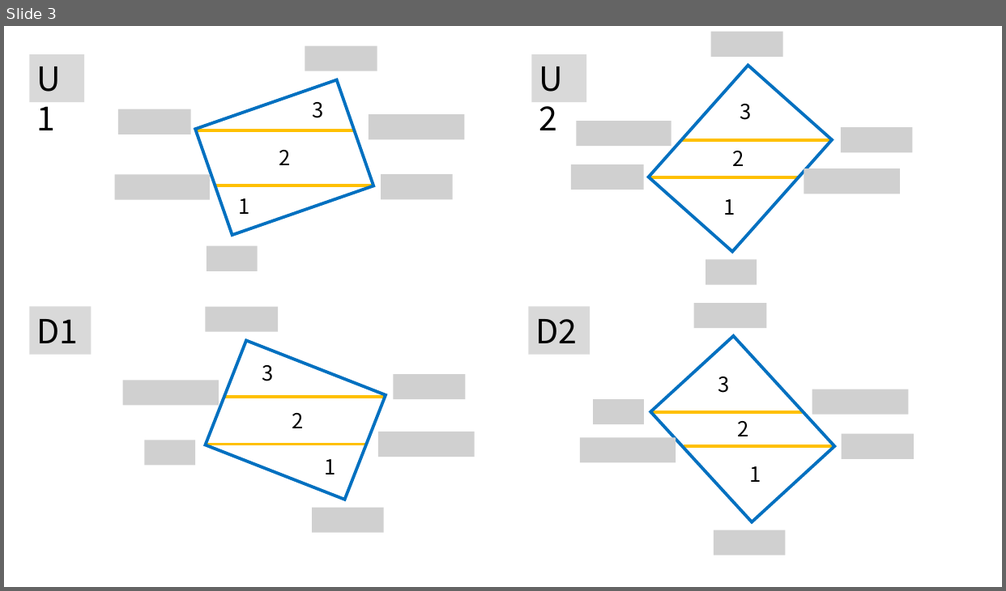
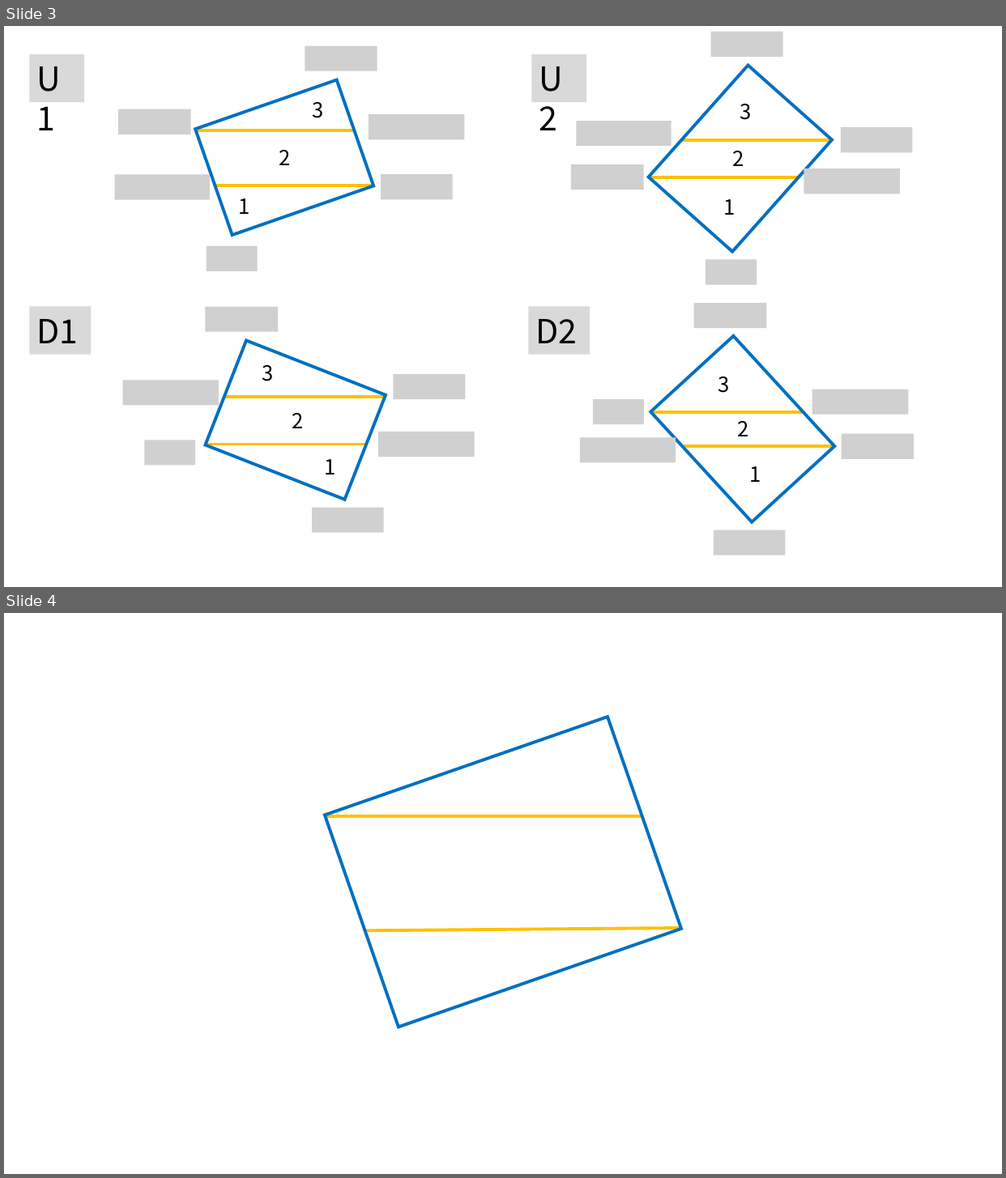
Before and after one commit to enderman19980125/2020.09_CPIPC, a slide deck: Figures.pptx. Shown one above the other, each under a label of ours: slide 3 before the commit, slides 3 and 4 after it. The pictures are 1006x591 and 1006x1178 pixels, drawn with LibreOffice and Linux fonts; fonts in the diff are those of the drawing; grey boxes stand for pictures. Boxes give left, top, right and bottom in pixels: in the first picture for what was removed or moved away, otherwise in the second. Text is boxed around its words. In the diff, an @@ line names an element or a change of style, - is before the commit and + after.

```diff
--- a/Figures.pptx
+++ b/Figures.pptx
@@ slide 4 added at (4,613,1002,1174), background #FFFFFF @@
@@ rectangle added at (325,717,682,1027), outline #0070C0 3 pt @@
@@ line added from (641, 815) to (325, 815), #FFC000 3 pt @@
@@ line added from (681, 928) to (365, 931), #FFC000 3 pt @@
```
